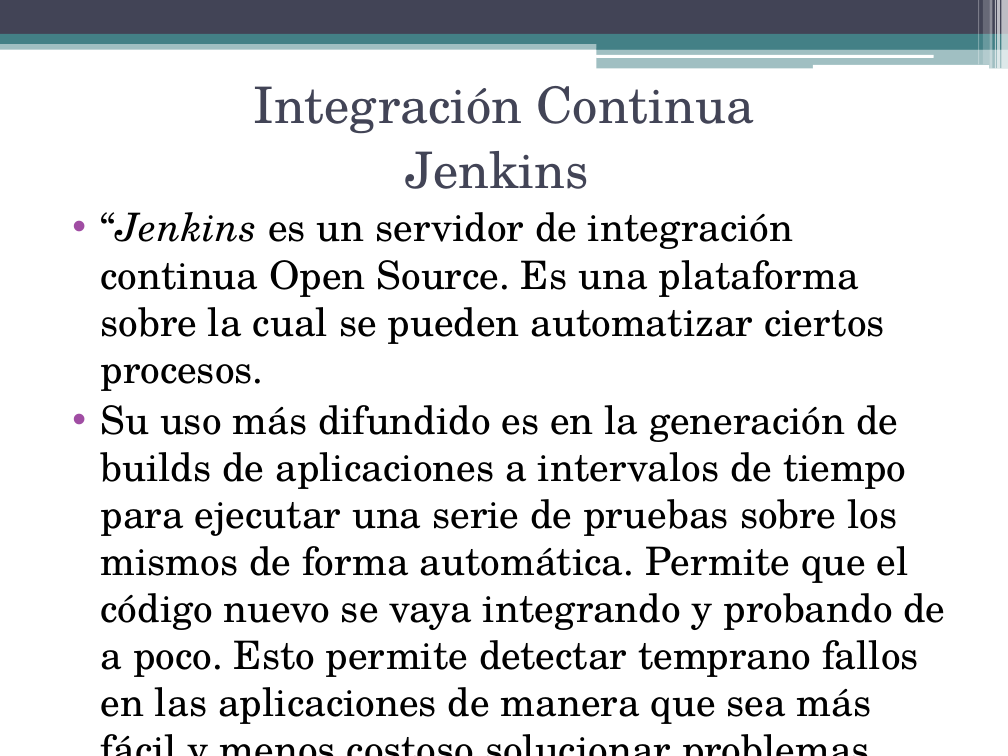
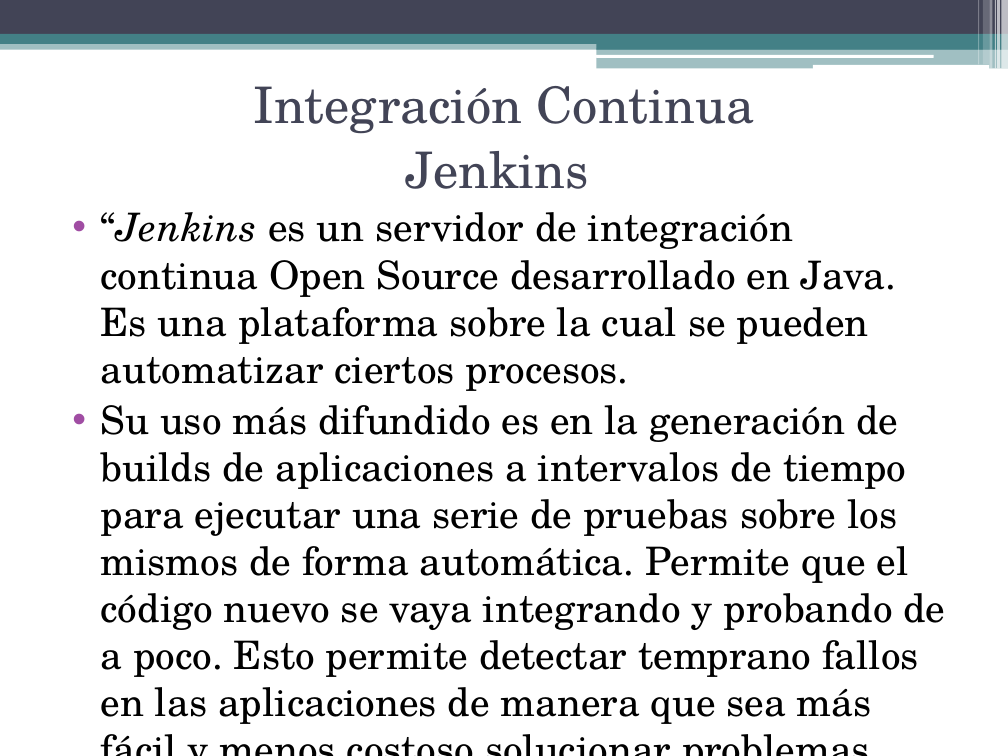
Before and after one commit to gabrielgag89/ing-sw-2012, a slide deck: slide 20 of Gestion de Configuracion.pptx (slide 11 before the commit). Drawn at 1008x756 pixels with LibreOffice and Linux fonts; fonts in the diff are those of the drawing. Boxes give left, top, right and bottom in pixels: in the first picture for what was removed or moved away, otherwise in the second. Text is boxed around its words. In the diff, an @@ line names an element or a change of style, - is before the commit and + after.

```diff
--- a/Gestion de Configuracion.pptx
+++ b/Gestion de Configuracion.pptx
@@ text at (101, 212, 896, 391): text changed @@
-• “Jenkins es un servidor de integración continua Open Source. Es una plataforma sobre la cual se pueden automatizar ciertos procesos.
+• “Jenkins es un servidor de integración continua Open Source desarrollado en Java. Es una plataforma sobre la cual se pueden automatizar ciertos procesos.
```
Also in this commit, not shown: 3 other slides changed, 9 slides added, 1 slide removed, 1 other file.
